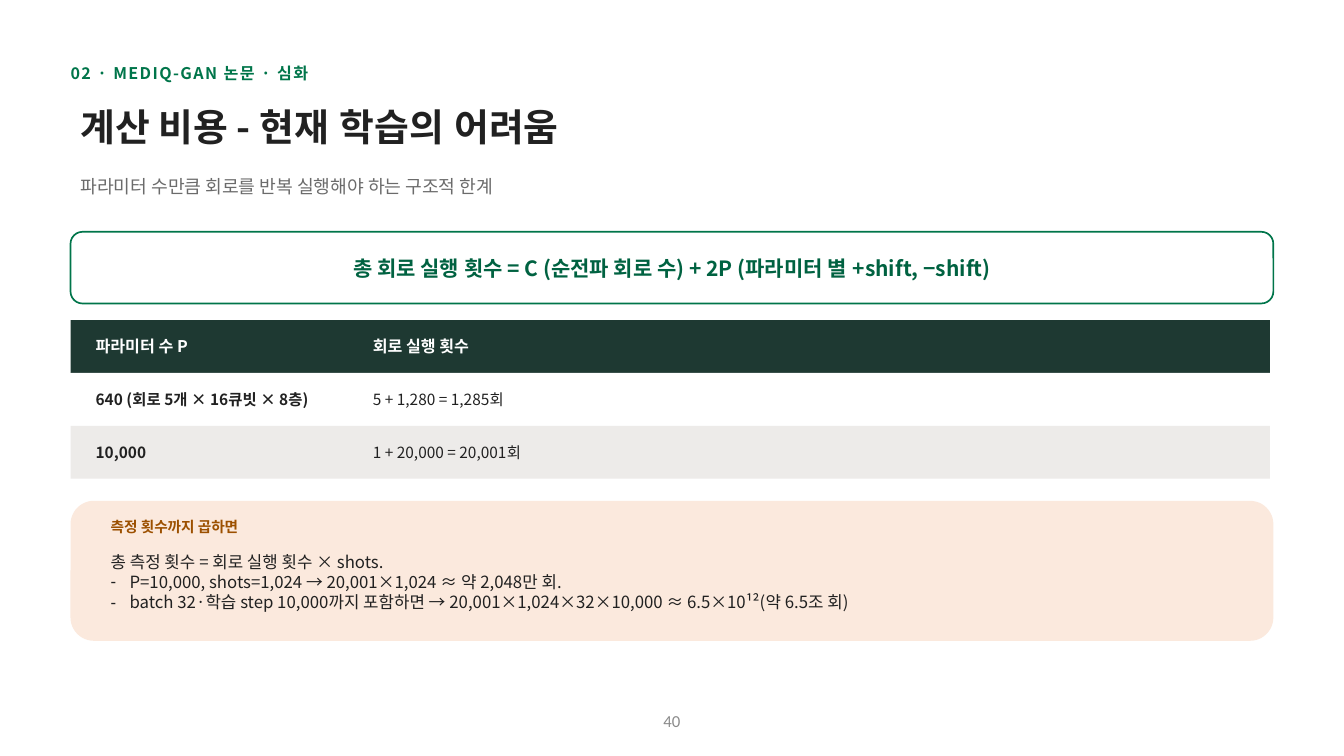
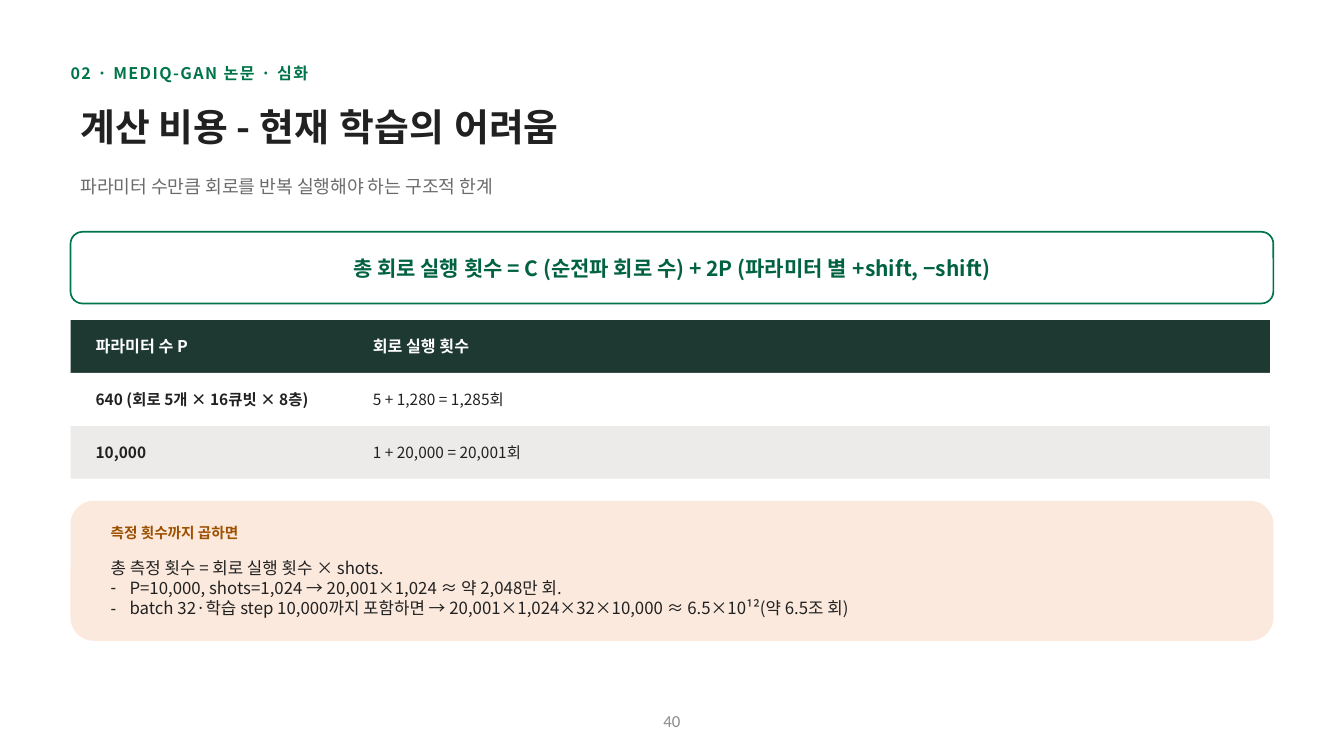
Before and after one commit to hyunhp/skin_disease_qml, a slide deck: slide 40 of practice/day1_slides/day1_theory_slides.pptx. Drawn at 1344x756 pixels with LibreOffice and Linux fonts; fonts in the diff are those of the drawing. Boxes give left, top, right and bottom in pixels: in the first picture for what was removed or moved away, otherwise in the second. Text is boxed around its words. In the diff, an @@ line names an element or a change of style, - is before the commit and + after.

```diff
--- a/practice/day1_slides/day1_theory_slides.pptx
+++ b/practice/day1_slides/day1_theory_slides.pptx
@@ text "측정 횟수까지 곱하면" moved from (x1=111, y1=519, x2=238, y2=534) to (x1=111, y1=525, x2=238, y2=540) @@
@@ text "총 측정 횟수 = 회로 ..." moved from (x1=111, y1=554, x2=848, y2=612) to (x1=111, y1=560, x2=848, y2=618) @@
```
Also in this commit, not shown: 24 other slides changed, 18 other files.
